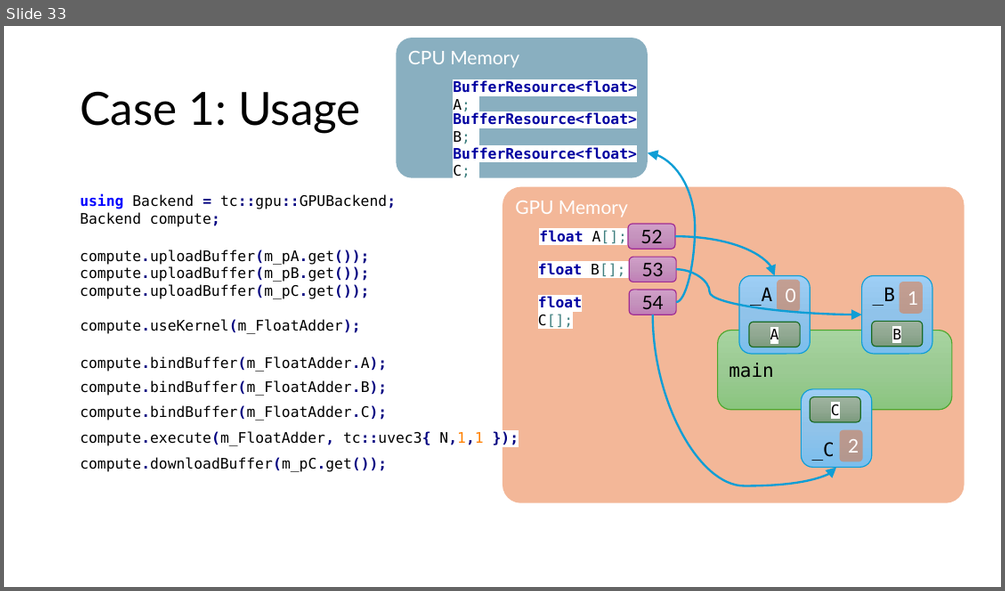
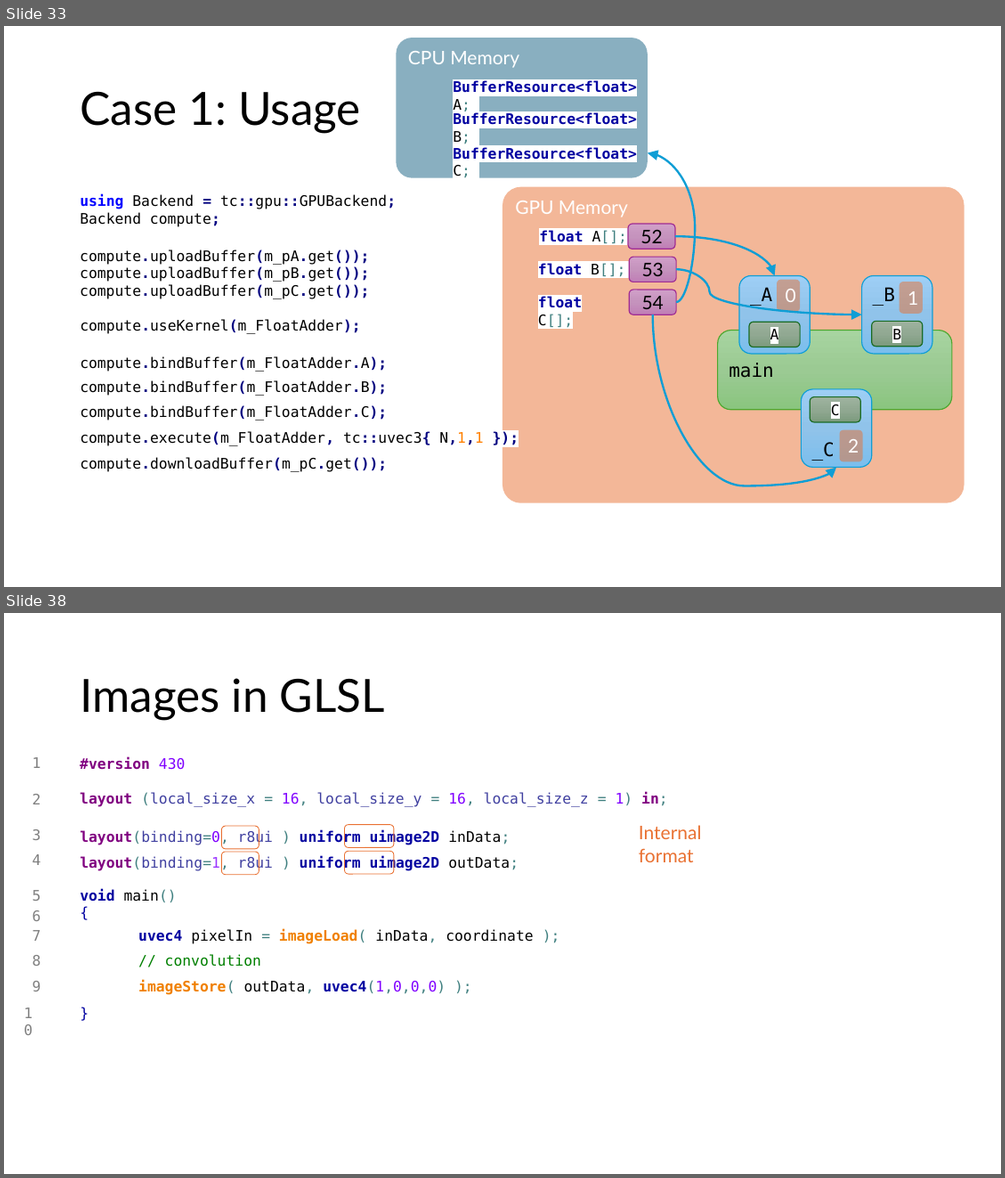
Before and after one commit to samynk/TinyCompute, a slide deck: Docs/presentations/cppcon2025.pptx. Shown one above the other, each under a label of ours: slide 33 before the commit, slides 33 and 38 after it; the slides between them are not shown. The pictures are 1005x591 and 1005x1178 pixels, drawn with LibreOffice and Linux fonts; fonts in the diff are those of the drawing. Boxes give left, top, right and bottom in pixels: in the first picture for what was removed or moved away, otherwise in the second. Text is boxed around its words. In the diff, an @@ line names an element or a change of style, - is before the commit and + after.

Commit message:
Added std::array transpilation possibility. Finalized image based version of game of life.

```diff
--- a/Docs/presentations/cppcon2025.pptx
+++ b/Docs/presentations/cppcon2025.pptx
@@ slide 38 added at bbox=[4, 613, 1001, 1174], background #FFFFFF @@
@@ title added at bbox=[80, 678, 385, 720], 44 pt, text #000000 @@
+Images in GLSL
@@ text added at bbox=[32, 757, 41, 768], 14 pt, text #808080 @@
+1
@@ text added at bbox=[80, 757, 668, 807], 14 pt, text #4040A0 @@
+#version 430
+layout (local_size_x = 16, local_size_y = 16, local_size_z = 1) in;
@@ text added at bbox=[32, 794, 41, 804], 14 pt, text #808080 @@
+2
@@ rounded rectangle added at bbox=[222, 826, 259, 850], outline #E97132 0.75 pt @@
@@ rounded rectangle added at bbox=[344, 825, 394, 848], outline #E97132 0.75 pt @@
@@ text added at bbox=[639, 825, 702, 862], 18 pt, text #E97132 @@
+Internal format
@@ text added at bbox=[32, 829, 41, 840], 14 pt, text #808080 @@
+3
@@ text added at bbox=[80, 830, 510, 846], 14 pt, text #0000A0 @@
+layout(binding=0, r8ui ) uniform uimage2D inData;
@@ rounded rectangle added at bbox=[222, 852, 259, 875], outline #E97132 0.75 pt @@
@@ rounded rectangle added at bbox=[344, 851, 394, 874], outline #E97132 0.75 pt @@
@@ text added at bbox=[32, 854, 41, 865], 14 pt, text #808080 @@
+4
@@ text added at bbox=[80, 855, 518, 871], 14 pt, text #0000A0 @@
+layout(binding=1, r8ui ) uniform uimage2D outData;
@@ text added at bbox=[32, 890, 41, 900], 14 pt, text #808080 @@
+5
@@ text added at bbox=[80, 888, 177, 902], 14 pt, text #0000A0 @@
+void main()
+{
@@ text added at bbox=[32, 910, 41, 921], 14 pt, text #808080 @@
+6
@@ text added at bbox=[32, 930, 41, 941], 14 pt, text #808080 @@
+7
@@ text added at bbox=[138, 928, 533, 944], 14 pt, text #000000 @@
+uvec4 pixelIn = imageLoad( inData, coordinate );
@@ text added at bbox=[32, 955, 41, 965], 14 pt, text #808080 @@
+8
@@ text added at bbox=[165, 954, 261, 966], 14 pt, text #008000 @@
+// convolution
@@ text added at bbox=[32, 981, 41, 991], 14 pt, text #808080 @@
+9
@@ text added at bbox=[138, 979, 445, 995], 14 pt, text #F08000 @@
+imageStore( outData, uvec4(1,0,0,0) );
@@ text added at bbox=[16, 1000, 48, 1026], 14 pt, text #808080 @@
+10
@@ text added at bbox=[73, 1000, 572, 1026], 14 pt, text #0000A0 @@
+}
```
Also in this commit, not shown: 4 slides changed, 12 other slides added, 17 other files.
